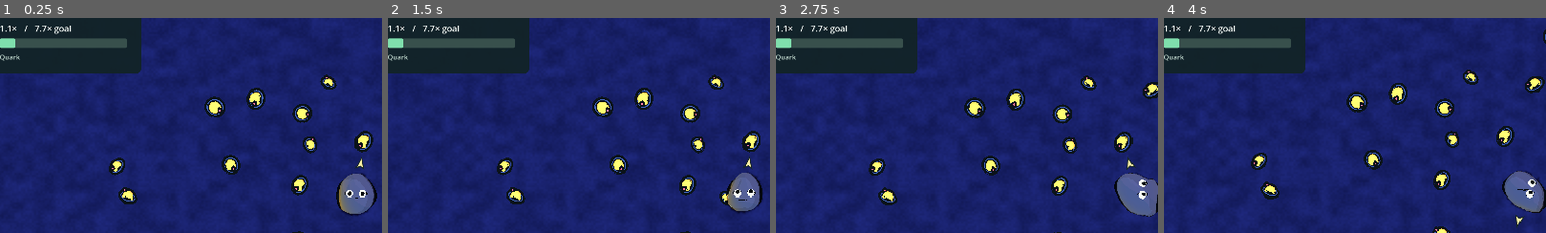
Above: before the commit, frames 1-4 (left to right).
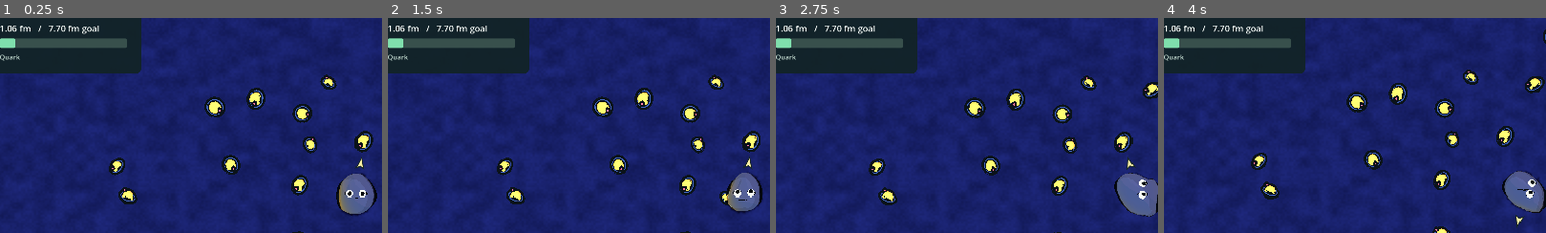
Above: after the commit, the same moments.

Repository: armantark/gray-goo
Game: Godot game, scene res://main.tscn
Same seed, same stepped clock (60 frames per second), same inputs: the game is played once before the commit and once after it.
Inputs (mouse positions are % of the whole screen's width and height, from its top left):
- Up to frame 1 (0.25 s): no input
- Up to frame 2 (1.5 s): click "Scenes · Esc" at 0.5 s; click "Quark Dust Ladder" at 1.25 s
- Up to frame 3 (2.75 s): move the mouse to (72, 45) at 2.02 s; hold D (move_right) from 2.03 s (still down); click (72, 45) at 2.17 s
- Up to frame 4 (4 s): release D (move_right) at 2.75 s; drag from (30, 55) to (45, 70) at 2.77 s; move the mouse to (60, 28) at 3.52 s; hold D (move_right) from 3.53 s (still down)
The pictures show only the part of the screen within x 3-53%, y 8-58%; the shares and areas given below are measured in that part.

The runs differ from the first frame. In frame 1, 0.4% of the frame differs, in the area x 2-26%, y 3-8%; in frame 2, 0.4%; in frame 3, 0.4%; in frame 4, 0.4%.

Commit message:
Show the goo's actual metric size and each scene's goal.

Diff:
--- a/src/hud.gd
+++ b/src/hud.gd
@@ -19,6 +19,7 @@
 var _root: Control
 var _scene_index := 0
 var _hint_time := 0.0
+var _meters_per_unit: float
 
 class FoodPointer extends Control:
 	var position_on_screen := Vector2.ZERO
@@ -164,6 +165,8 @@
 
 func configure(index: int, config: Dictionary) -> void:
 	_scene_index = index
+	_meters_per_unit = float(config.meters_per_unit)
+	size_label.tooltip_text = "Goo body diameter and the diameter needed to finish this scene."
 	title_label.text = config.title
 	completion.hide()
 	menu.hide()
@@ -172,7 +175,7 @@
 
 func update_game(radius: float, initial: float, goal: float, camera: Camera3D,
 		goo_position: Vector3, target_position: Vector3, target_name: String) -> void:
-	size_label.text = "%.1f×   /   %.1f× goal" % [radius / initial, goal / initial]
+	size_label.text = "%s   /   %s goal" % [format_size(radius * 2.0 * _meters_per_unit), format_size(goal * 2.0 * _meters_per_unit)]
 	goal_bar.value = clampf((radius - initial) / (goal - initial) * 100.0, 0.0, 100.0)
 	target_label.text = target_name
 	pointer.target_visible = not target_name.is_empty() and not menu.visible
@@ -184,6 +187,17 @@
 		pointer.position_on_screen = center + pointer.direction * (screen_radius + 33.0)
 	pointer.queue_redraw()
 
+static func format_size(meters: float) -> String:
+	for unit in [[1e24, "Ym"], [1e21, "Zm"], [1e18, "Em"], [1e15, "Pm"],
+			[1e12, "Tm"], [1e9, "Gm"], [1e6, "Mm"], [1e3, "km"], [1.0, "m"],
+			[1e-2, "cm"], [1e-3, "mm"], [1e-6, "µm"], [1e-9, "nm"],
+			[1e-12, "pm"], [1e-15, "fm"]]:
+		if meters >= unit[0]:
+			var size: float = meters / float(unit[0])
+			var precision := 2 if size < 10.0 else (1 if size < 100.0 else 0)
+			return ("%.*f %s" % [precision, size, unit[1]])
+	return "%.2f fm" % (meters / 1e-15)
+
 func show_completion() -> void:
 	completion.show()
 	next_button.text = "Back to particles" if _scene_index == 3 else "Next level"
--- a/src/world.gd
+++ b/src/world.gd
@@ -18,25 +18,25 @@
 	_rng.seed = 7309 + level_index * 197
 	match _level:
 		0:
-			config = {"title": "Quark Dust Ladder", "initial_radius": 0.5, "goal_radius": 3.85,
+			config = {"title": "Quark Dust Ladder", "meters_per_unit": 1e-15, "initial_radius": 0.5, "goal_radius": 3.85,
 				"jump_radius": 1.5, "camera_sizes": [14.0, 26.0], "start_position": Vector3(-32.0, 0.0, 29.0), "accent": Color("ffbc70")}
 			_lighting(Color("10152e"), Color("a7b9ee"), Color("ff92b1"))
 			_terrain(Color("202747"))
 			_quarks()
 		1:
-			config = {"title": "Coral Colony Tide Pool", "initial_radius": 0.55, "goal_radius": 3.75,
+			config = {"title": "Coral Colony Tide Pool", "meters_per_unit": 0.01, "initial_radius": 0.55, "goal_radius": 3.75,
 				"jump_radius": 1.45, "camera_sizes": [14.0, 26.0], "start_position": Vector3(-33.0, 0.0, 28.0), "accent": Color("73ead9")}
 			_lighting(Color("376f83"), Color("e2fff4"), Color("81c9ff"))
 			_terrain(Color("c9c7a1"))
 			_coral()
 		2:
-			config = {"title": "Skatepark Bowl", "initial_radius": 0.55, "goal_radius": 3.75,
+			config = {"title": "Skatepark Bowl", "meters_per_unit": 0.25, "initial_radius": 0.55, "goal_radius": 3.75,
 				"jump_radius": 0.0, "camera_sizes": [16.0], "start_position": Vector3(-33.0, 0.0, 29.0), "accent": Color("ffaf68")}
 			_lighting(Color("8eabbc"), Color("fff0d0"), Color("98dcff"))
 			_terrain(Color("65a6b3"))
 			_skatepark()
 		3:
-			config = {"title": "Tablecloth of Everything", "initial_radius": 0.6, "goal_radius": 3.8,
+			config = {"title": "Tablecloth of Everything", "meters_per_unit": 1e21, "initial_radius": 0.6, "goal_radius": 3.8,
 				"jump_radius": 1.6, "camera_sizes": [14.0, 28.0], "start_position": Vector3(-32.0, 0.0, 26.0), "accent": Color("c5a6ff")}
 			_lighting(Color("080b1a"), Color("c9c5ff"), Color("679be8"))
 			_terrain(Color("080b1a"), false)
Not shown, changed: GLOSSARY.md
Not shown, changed: README.md
Not shown, changed: memory-bank/activeContext.md
Not shown, changed: memory-bank/papercuts.md
Not shown, changed: memory-bank/projectbrief.md
Not shown, changed: memory-bank/systemPatterns.md
